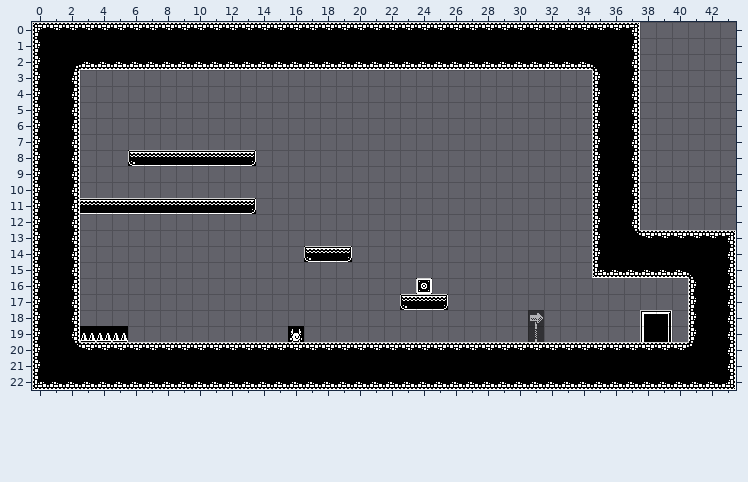
Tiled map -- Assets/SuperTiled2Unity/Import/MVP_64x64.tmx. That is the earlier state.
Cells are 64x64 px. Shown: x 0..43, y 0..22.
Now the later version:
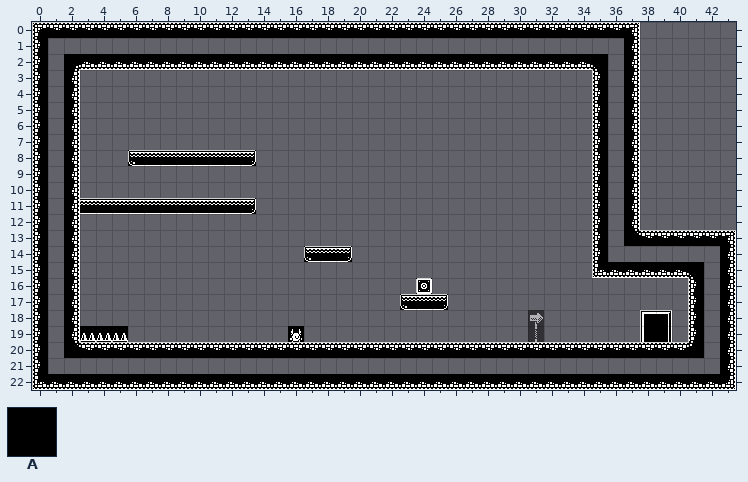
Key: from "Tileset_64x64": A 0 "blank".
_ is an empty cell.
The edit:
Layer "MainLayer":
Tile A is gone in row 1 at x 1 to 36; in rows 2 to 13 at x 1 and 36; in row 14 at x 1 and 36 to 42; in rows 15 to 20 at x 1 and 42; in row 21 at x 1 to 42.
Changed places in both pictures, as pixel boxes (x1, y1, x2, y2):
removed: (48, 38, 720, 374)
